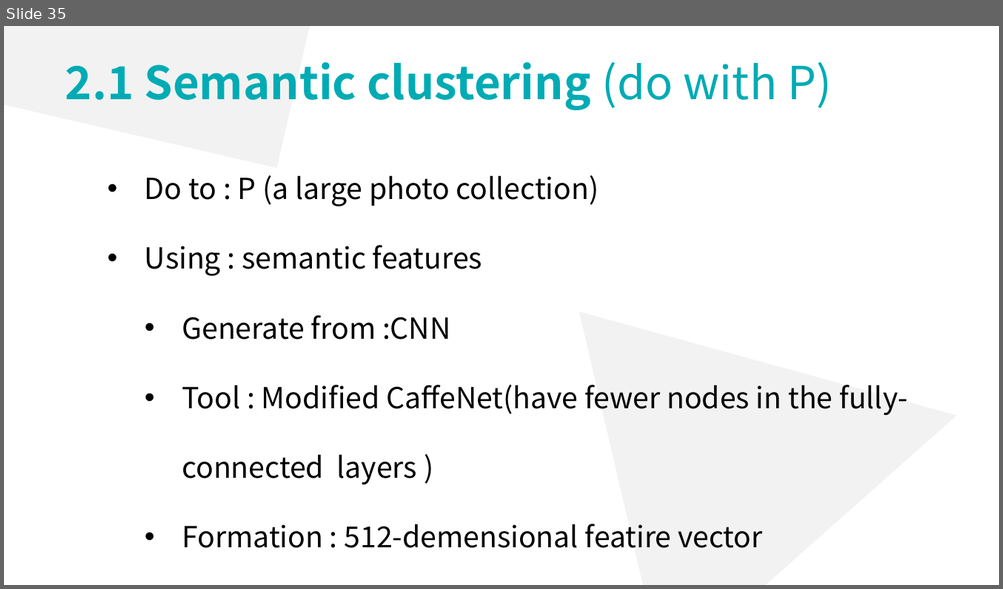
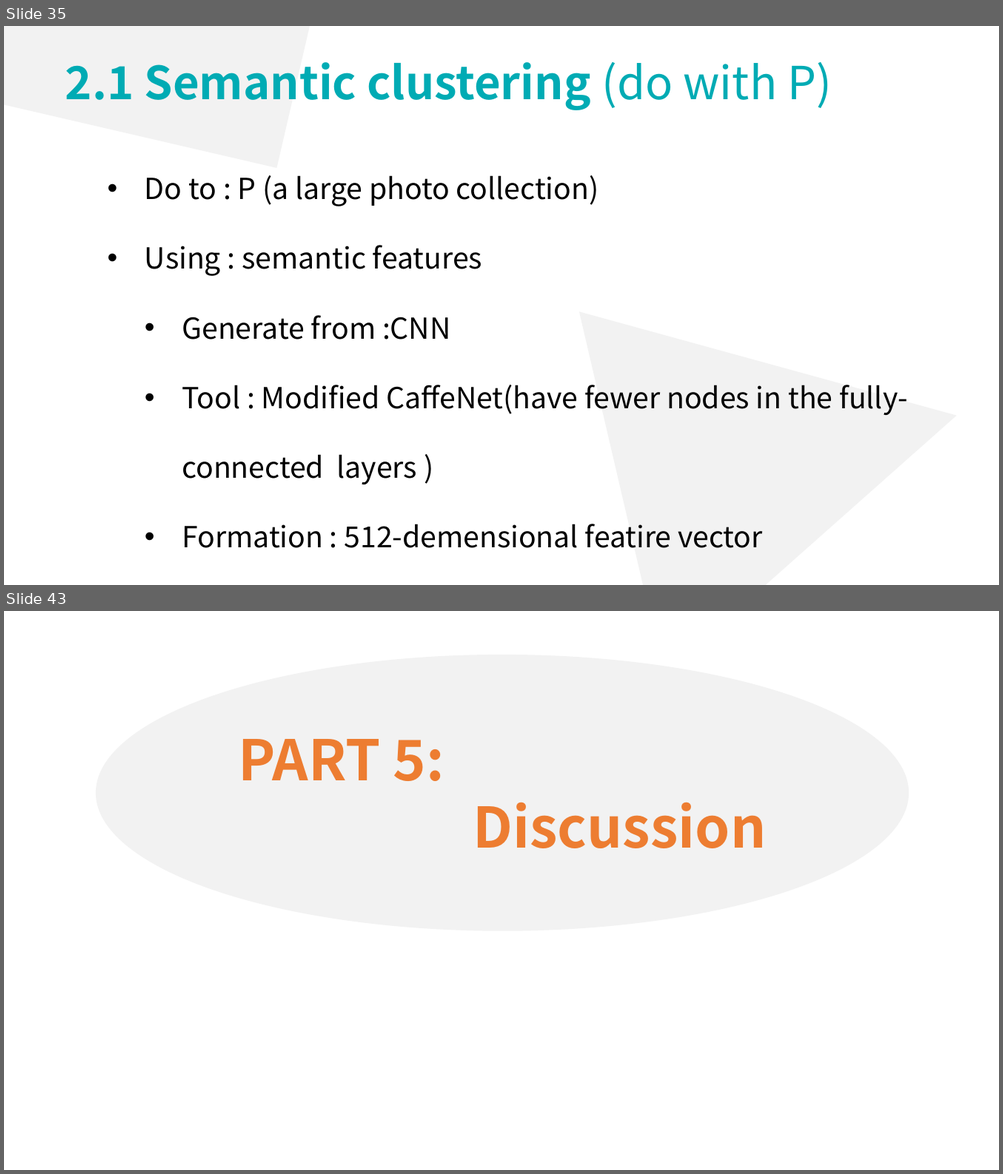
Before and after one commit to lsyoath/sheepy, a slide deck: ComputerVision.pptx. Shown one above the other, each under a label of ours: slide 35 before the commit, slides 35 and 43 after it; the slides between them are not shown. The pictures are 1003x589 and 1003x1174 pixels, drawn with LibreOffice and Linux fonts; fonts in the diff are those of the drawing. Boxes give left, top, right and bottom in pixels: in the first picture for what was removed or moved away, otherwise in the second. Text is boxed around its words. In the diff, an @@ line names an element or a change of style, - is before the commit and + after.

```diff
--- a/ComputerVision.pptx
+++ b/ComputerVision.pptx
@@ slide 43 added at <box>4,611,999,1170</box>, background #FFFFFF @@
@@ ellipse added at <box>96,654,909,931</box>, fill #F2F2F2 @@
@@ text added at <box>238,739,766,849</box>, 54 pt, text #ED7D31, bold @@
+PART 5:
+Discussion
```
Also in this commit, not shown: 3 slides changed, 7 other slides added.
